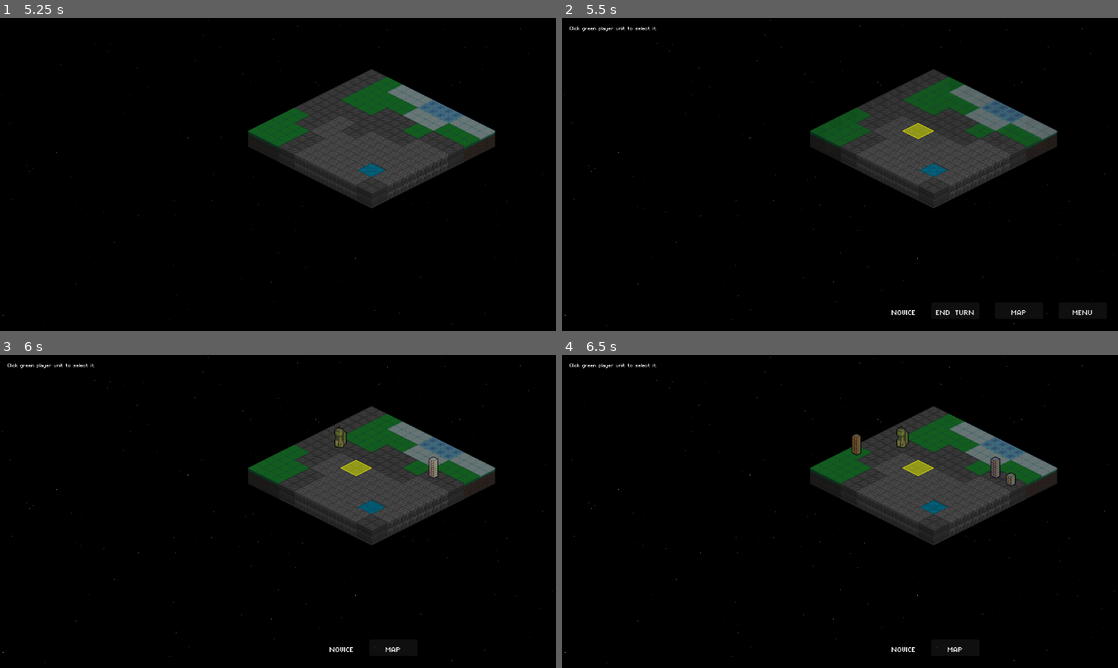
Above: before the commit, frames 1-4 (two rows, left to right).
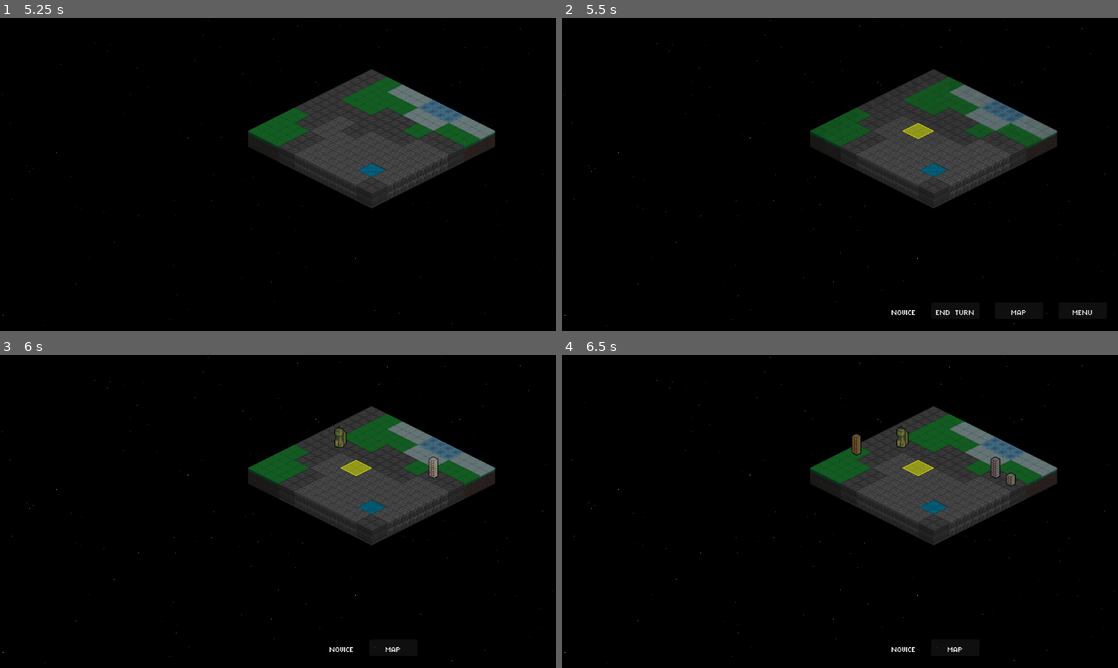
Above: after the commit, the same moments.

Repository: Tekknobot/Terrain
Game: Godot game, scene res://Scenes/TitleScreen.tscn
The game is run twice, just before and just after one commit, with the same random seed, the same clock (stepped at 60 frames per second) and the same inputs. Sound files missing from this copy of the repository are replaced by a short silence.
Inputs (mouse positions are in pixels of both pictures, inside the frame that each line leads up to):
- Up to frame 1 (5.25 s): click "PLAY" at 0.5 s; click (278, 174) at 1.27 s; tap Enter (ui_accept) at 2, 2.27, 5 s; move the mouse to (400, 158) at 2.02 s; click (400, 158) at 2.17 s; drag from (166, 190) to (294, 208) at 2.77 s; move the mouse to (333, 105) at 3.52 s; click (333, 105) at 3.67 s; drag from (250, 237) to (361, 130) at 4.27 s; move the mouse to (444, 221) at 5.02 s; click (444, 221) at 5.17 s
- Up to frame 2 (5.5 s): tap Enter (ui_accept) at 5.27 s
- Up to frame 3 (6 s): click "END TURN" at 5.75 s
- Up to frame 4 (6.5 s): no input

Frame 1 is identical in both runs. In frame 2, less than 0.1% of the frame differs, in the area x 1-17%, y 2-5%; in frame 3, less than 0.1%; in frame 4, less than 0.1%.

Commit message:
Begin next steps.

Diff:
--- a/Prefabs/UpgradeWindow.tscn
+++ b/Prefabs/UpgradeWindow.tscn
@@ -26,10 +26,10 @@
 anchor_top = 0.5
 anchor_right = 0.5
 anchor_bottom = 0.5
-offset_left = -549.0
-offset_top = -188.0
-offset_right = -509.0
-offset_bottom = -148.0
+offset_left = -555.0
+offset_top = -288.0
+offset_right = -515.0
+offset_bottom = -248.0
 grow_horizontal = 2
 grow_vertical = 2
 
--- a/Scripts/RewardsUpgrades.gd
+++ b/Scripts/RewardsUpgrades.gd
@@ -72,7 +72,7 @@
 		if unit.portrait:
 			var portrait = TextureRect.new()
 			portrait.texture      = unit.portrait
-			portrait.size         = Vector2(64, 64)
+			portrait.size         = Vector2(32, 32)
 			portrait.expand_mode  = TextureRect.EXPAND_FIT_HEIGHT_PROPORTIONAL
 			portrait.stretch_mode = TextureRect.STRETCH_KEEP_ASPECT_CENTERED
 			vbox.add_child(portrait)
@@ -80,7 +80,7 @@
 			if unit.mek_portrait:
 				var mek = TextureRect.new()
 				mek.texture      = unit.mek_portrait
-				mek.size         = Vector2(64, 64)
+				mek.size         = Vector2(32, 32)
 				mek.expand_mode  = TextureRect.EXPAND_FIT_HEIGHT_PROPORTIONAL
 				mek.stretch_mode = TextureRect.STRETCH_KEEP_ASPECT_CENTERED
 				vbox.add_child(mek)
@@ -105,7 +105,7 @@
 				btn.add_theme_font_size_override("font_size", 32)
 
 			# Ensure a minimum size so UI doesn’t shrink/grow
-			btn.custom_minimum_size = Vector2(140, 40)
+			btn.custom_minimum_size = Vector2(100, 35)
 
 			# Signal
 			btn.pressed.connect(Callable(self, "_on_upgrade_chosen").bind(unit_id, upgrade))
--- a/Scripts/TileMap.gd
+++ b/Scripts/TileMap.gd
@@ -214,8 +214,8 @@
 
 		print("[Client] → seeded unit_upgrades:", GameData.unit_upgrades)
 
-	TutorialManager.instruction_label = get_node("/root/BattleGrid/CanvasLayer/TutorialLabel")
-	TutorialManager.start()
+	#TutorialManager.instruction_label = get_node("/root/BattleGrid/CanvasLayer/TutorialLabel")
+	#TutorialManager.start()
 
 
 
--- a/Scripts/Unit.gd
+++ b/Scripts/Unit.gd
@@ -669,10 +669,9 @@
 func _choose_drop_scene() -> PackedScene:
 	var roll = randi() % 100
 	if roll < 50:  # 50% chance to drop something
-		match randi() % 4:
-			0: return HEALTH_SCENE
-			1: return LIGHTNING_SCENE
-			2: return ORBITAL_STRIKE_SCENE
+		match randi() % 3:
+			0: return LIGHTNING_SCENE
+			1: return ORBITAL_STRIKE_SCENE
 	return null
 
 @rpc("reliable")
@@ -2228,7 +2227,7 @@
 func spawn_text_popup(message: String, color: Color = Color.WHITE):
 	var popup_scene = preload("res://Scenes/VFX/popup_text.tscn")
 	var popup = popup_scene.instantiate()
-	popup.position = global_position + Vector2(0, -32)  # Slightly above the unit
+	popup.position = global_position + Vector2(0, -64)  # Slightly above the unit
 	popup.set_text(message, color)
 	get_tree().get_current_scene().add_child(popup)
 
--- a/project.godot
+++ b/project.godot
@@ -31,6 +31,7 @@
 
 [display]
 
+window/size/mode=2
 window/size/initial_position_type=3
 window/stretch/mode="viewport"
 
